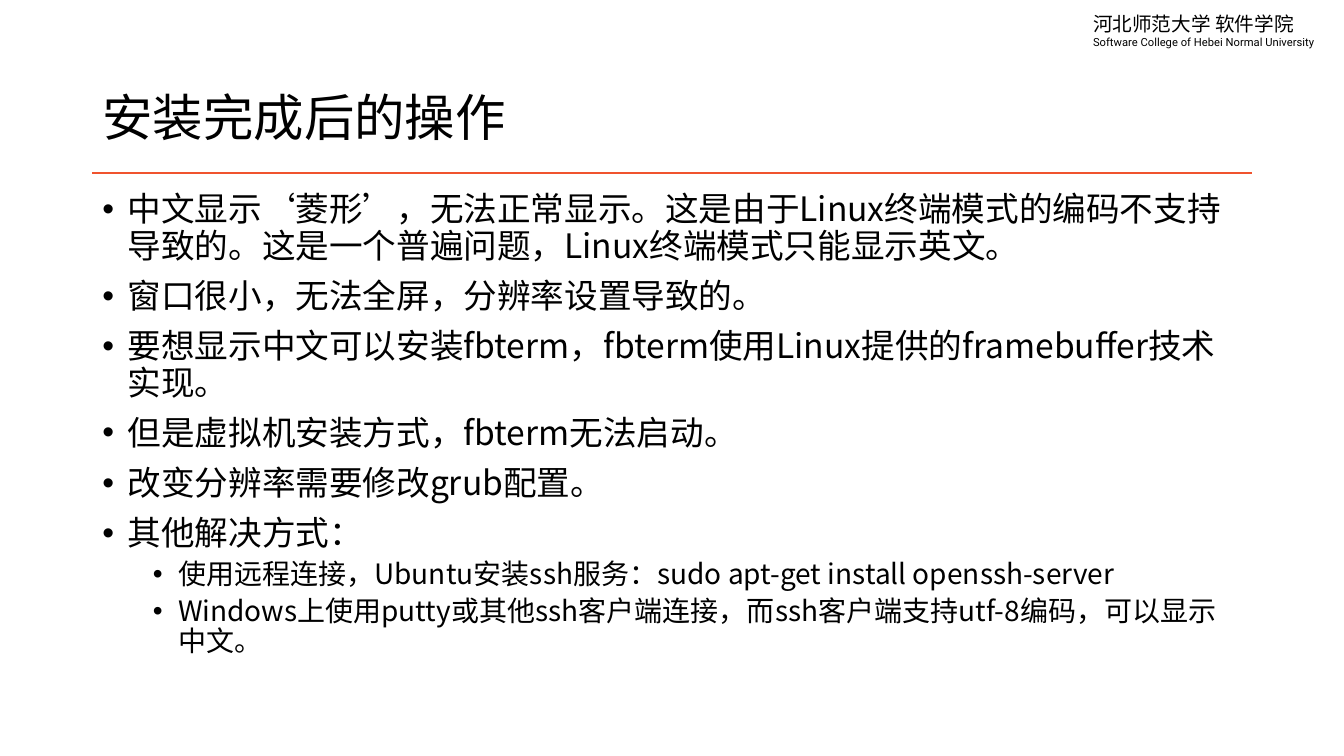
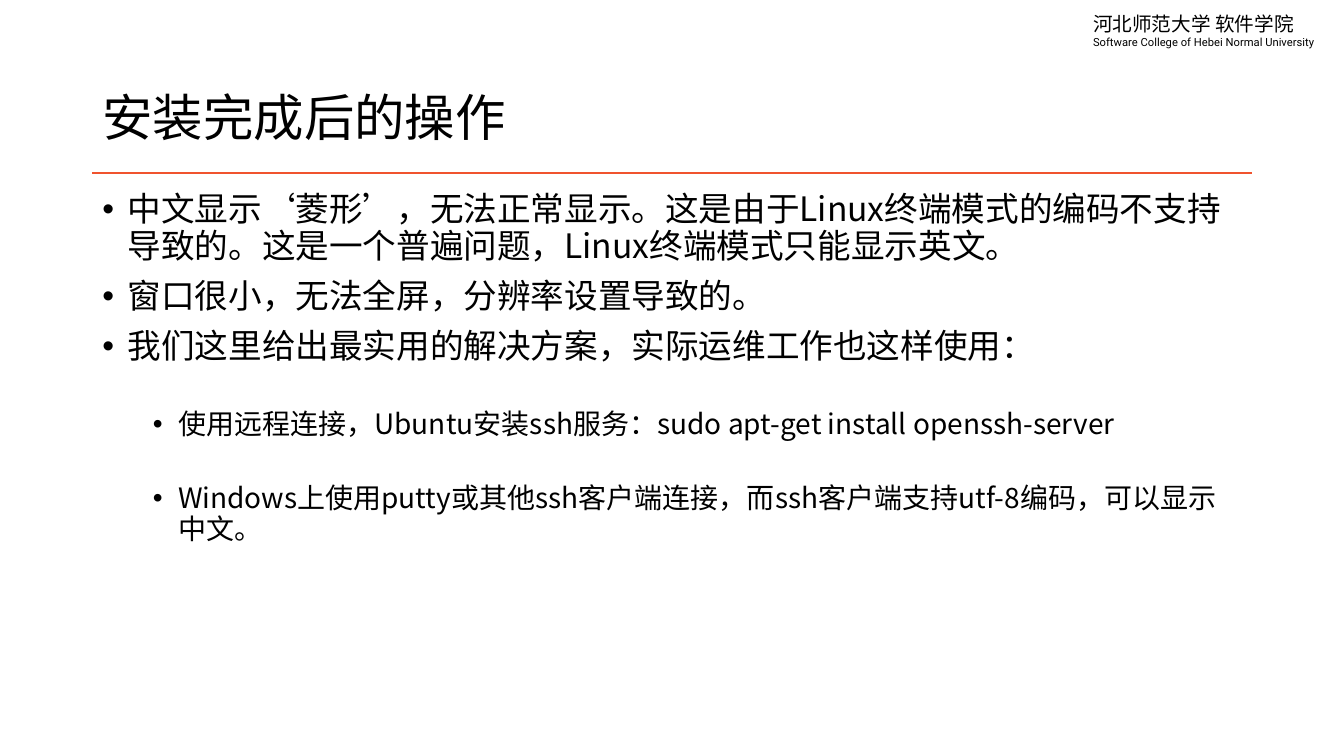
Before and after one commit to edu2act/course-linux-system, a slide deck: slide 29 of materials/slides/ch01-linux-history-and-install.pptx (slide 24 before the commit). Drawn at 1344x756 pixels with LibreOffice and Linux fonts; fonts in the diff are those of the drawing. Boxes give left, top, right and bottom in pixels: in the first picture for what was removed or moved away, otherwise in the second. Text is boxed around its words. In the diff, an @@ line names an element or a change of style, - is before the commit and + after.

```diff
--- a/materials/slides/ch01-linux-history-and-install.pptx
+++ b/materials/slides/ch01-linux-history-and-install.pptx
@@ text at (128,329,1035,362): text changed @@
-• 要想显示中文可以安装fbterm，fbterm使用Linux提供的framebuffer技术实现。
-• 但是虚拟机安装方式，fbterm无法启动。
-• 改变分辨率需要修改grub配置。
-• 其他解决方式：
+• 我们这里给出最实用的解决方案，实际运维工作也这样使用：
```
Also in this commit, not shown: 3 other slides changed, 5 slides added, 1 other file.
